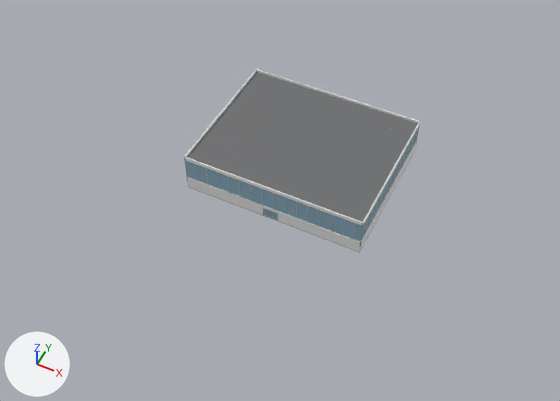
A saved change to the FBX model unity/KatsushikaCampusDays/Assets/Models/Interiors/gym.fbx.
Before and after are seen from a 50 mm camera at (67.7, -125.7, 170.6) aimed at (-0.4, 10.4, 0.5). Arrows for +X, +Y and +Z are at lower left; the lights stay in place. The first picture is the older version. Where no turn or scale is listed for an object, it has been applied to the vertices.

The scene before the commit, as lines of its bpy script (objects in view):
```python
me_wall_gym = bpy.data.meshes.new('wall_gym')
me_wall_gym.from_pydata(...)  # 4730 vertices, 3087 faces; spans x -27.8..27.8, y 3.5..48.2, z -0.3..12.4
me_wall_gym.materials.append(mat_wall_white)  # white #f3f3f1
me_wall_gym.materials.append(mat_glass_clear)  # blue #9fc4d8
me_wall_gym.materials.append(mat_metal_white)  # light grey #e2e2de
me_wall_gym.materials.append(mat_metal_gray)  # grey #b8babc
me_wall_gym.materials.append(mat_sign_exit_green)  # green #42da99, glowing green #59f9ad
me_wall_gym.materials.append(mat_ceiling_dark)  # grey #6e6f70
me_wall_gym.materials.append(mat_desk_wood)  # beige #d1b48d
me_wall_gym.materials.append(mat_fabric_beige)  # pale yellow #dad1c2
me_wall_gym.materials.append(mat_paper_white)  # white #f8f8f6
me_wall_gym.materials.append(mat_plastic_white)  # white #f2f2f0
me_wall_gym.materials.append(mat_plastic_black)  # grey #8b8b8d
me_wall_gym.materials.append(mat_curtain_blue)  # blue #5f80aa
me_wall_gym.materials.append(mat_wall_wood)  # beige #b69a79
me_wall_gym.materials.append(mat_wall_accent_navy)  # greyish blue #9cacc3
me_wall_gym.materials.append(mat_concrete_light)  # light grey #d8d6d0
me_wall_gym.materials.append(mat_concrete_grey)  # grey #b4b2ac
me_wall_gym.materials.append(mat_wall_grey)  # light grey #d8d9d8
me_wall_gym.materials.append(mat_metal_dark)  # grey #6c6e6f
me_wall_gym.materials.append(mat_screen_blue)  # blue #4d76a2, glowing blue #76aded
me_wall_gym.materials.append(mat_light_panel)  # white #fffefb
ob_wall_gym = bpy.data.objects.new('wall_gym', me_wall_gym)
ob_wall_gym.location = (0.0, 0.0, 0.0)
```
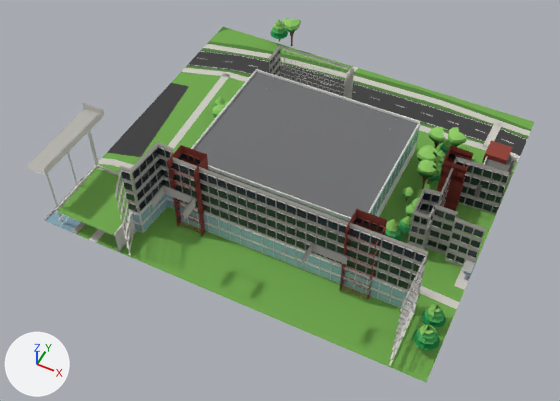
Where the change shows, as pixel boxes (x1, y1, x2, y2) in the pictures (560 x 401 px):
'ext_gym', added: after (26, 27, 534, 382)
'ext_gym_trees', added: after (212, 18, 475, 350)
    faces in mat_leaf_top (green #8ecb63): (212, 18, 474, 336)
    faces in mat_leaf_light (green #4cae5b): (212, 25, 475, 344)
    faces in mat_leaf (green #0d8c45): (212, 27, 462, 350)

Patch to the scene script:
```diff
--- a/unity/KatsushikaCampusDays/Assets/Models/Interiors/gym.fbx.py
+++ b/unity/KatsushikaCampusDays/Assets/Models/Interiors/gym.fbx.py
@@ ob_ext_gym_trees @@
+ob_ext_gym_trees = bpy.data.objects.new('ext_gym_trees', me_ext_gym_trees)  # 2447 vertices, 2236 faces; spans x -38.7..57.5, y -20.3..83.0, z 0.0..11.6; in mat_trunk (brown #6b4a2f), mat_leaf_dark (dark green #0a6b38), mat_leaf (green #0d8c45), mat_leaf_light (green #4cae5b), mat_leaf_top (green #8ecb63)
+ob_ext_gym_trees.location = (0.0, 0.0, 0.0)
@@ ob_ext_gym @@
+ob_ext_gym = bpy.data.objects.new('ext_gym', me_ext_gym)  # 7633 vertices, 4258 faces; spans x -57.8..57.8, y -26.5..78.2, z 0.0..29.4; in mat_stone_dark (grey #a8a49b), mat_stone_light (light grey #cfccc4), mat_plastic_black (grey #8b8b8d), mat_wall_accent_navy (greyish blue #9cacc3), mat_light_panel (white #fffefb), mat_glass_clear (blue #9fc4d8), mat_metal_white (light grey #e2e2de), mat_metal_grey (grey #9a9a96), mat_concrete_grey (grey #b4b2ac), mat_glass_dark (dark blue #2e3a42), mat_concrete_light (light grey #d8d6d0), mat_brick_red (red #8e3b2f), mat_roof_grey (dark grey #6e6e6a), mat_grass (green #6fa84a), mat_grass_dark (green #4e7f34), mat_asphalt (dark grey #3c3c3c), mat_line_white (white #f3f3f1), mat_sign_plate (light grey #dededb), mat_tus_green (green #00843d), mat_water (cyan #8fb8c8)
+ob_ext_gym.location = (0.0, 0.0, 0.0)
```
